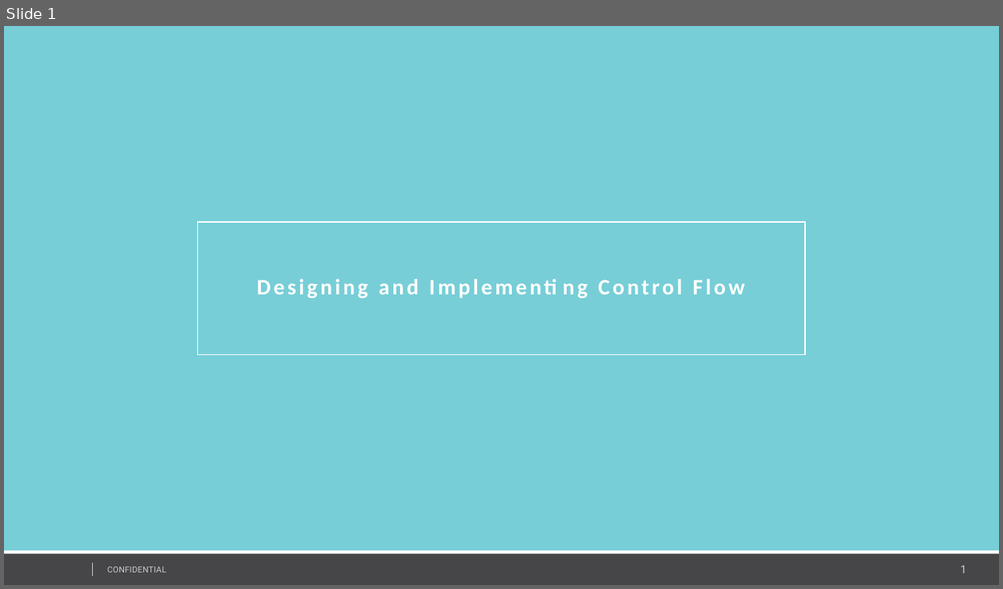
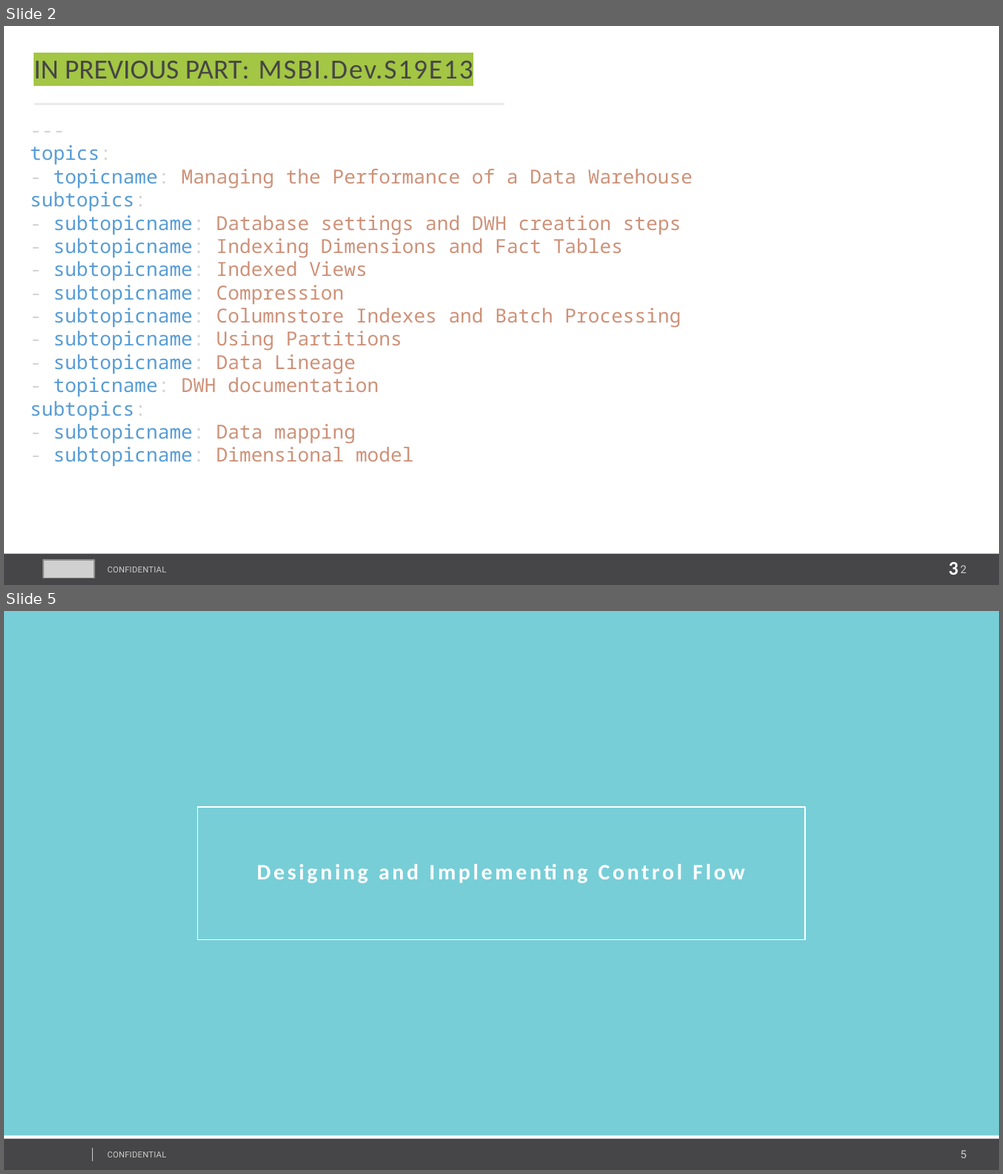
Before and after one commit to AndreyQC/MSBI.Lab, a slide deck: MSBI.Lecture.14/MSBI.Dev.S19E14.pptx. Shown one above the other, each under a label of ours: slide 1 before the commit, slides 2 and 5 after it; the slides between them are not shown. The pictures are 1003x589 and 1003x1174 pixels, drawn with LibreOffice and Linux fonts; fonts in the diff are those of the drawing; grey boxes stand for pictures; background and template pictures are left out. Boxes give left, top, right and bottom in pixels: in the first picture for what was removed or moved away, otherwise in the second. Text is boxed around its words. In the diff, an @@ line names an element or a change of style, - is before the commit and + after.

```diff
--- a/MSBI.Lecture.14/MSBI.Dev.S19E14.pptx
+++ b/MSBI.Lecture.14/MSBI.Dev.S19E14.pptx
@@ slide 2 added at box(4, 26, 999, 585), background #FFFFFF; not listed: 4 template elements that a slide beside it also shows @@
@@ text added at box(34, 61, 473, 79), 20 pt, text #464547 @@
+IN PREVIOUS PART: MSBI.Dev.S19E13
@@ line added from (34, 104) to (504, 104), #EBEBEB 1.5 pt @@
@@ text added at box(30, 145, 692, 467), 14 pt, text #CE9178 @@
+---
+topics:
+- topicname: Managing the Performance of a Data Warehouse
+subtopics:
+- subtopicname: Database settings and DWH creation steps
+- subtopicname: Indexing Dimensions and Fact Tables
+- subtopicname: Indexed Views
+- subtopicname: Compression
+- subtopicname: Columnstore Indexes and Batch Processing
+- subtopicname: Using Partitions
+- subtopicname: Data Lineage
+- topicname: DWH documentation
+subtopics:
+- subtopicname: Data mapping
+- subtopicname: Dimensional model
@@ picture added at box(42, 560, 94, 578) @@
@@ text added at box(948, 562, 958, 575), 14 pt, text #FFFFFF, bold @@
+3
@@ what was slide 1 is now slide 5 @@
@@ page number at box(960, 1150, 966, 1159): text changed @@
-1
+5
```
Also in this commit, not shown: 1 slide changed, 9 other slides added, 5 slides removed, 1 other file.
